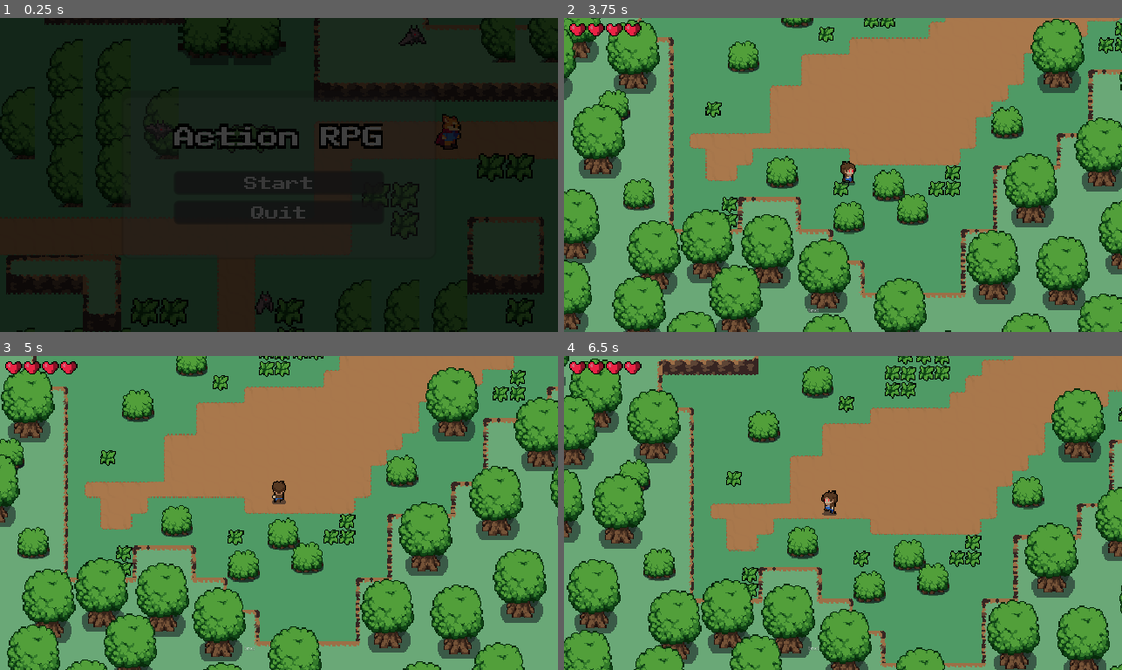
Above: before the commit, frames 1-4 (two rows, left to right).
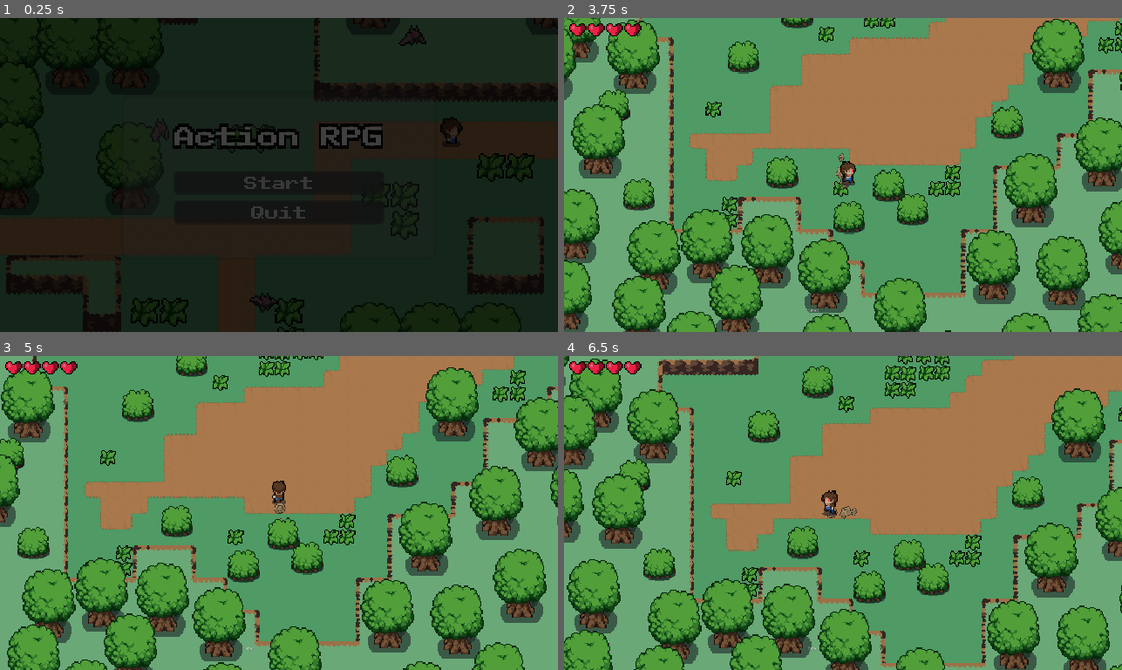
Above: after the commit, the same moments.

Repository: Zapzoop/pixelatedjam
Game: Godot game, scene res://UI/main_menu/MainMenu.tscn
Two runs of this game, one before a commit and one after it. Both use one fixed random seed, a clock stepped at 60 frames per second and the inputs below. This scene is started directly instead of the project's main scene.
Inputs (mouse positions are in pixels of both pictures, inside the frame that each line leads up to):
- Up to frame 1 (0.25 s): no input
- Up to frame 2 (3.75 s): click "Start" at 0.5 s; click "Start" at 1.25 s; tap Enter at 2 s; move the mouse to (965, 159) at 2.02 s; hold Right (ui_right) 2.03-2.78 s; hold E (action) 2.03-2.78 s; tap Space at 2.75 s; move the mouse to (731, 190) at 2.77 s; hold Down (ui_down) 2.78-3.53 s; click (731, 190) at 2.85 s; move the mouse to (898, 105) at 3.52 s; hold Right (ui_right) from 3.53 s (still down); hold E (action) from 3.53 s (still down)
- Up to frame 3 (5 s): move the mouse to (251, 575) at 4.27 s; release Right (ui_right) at 4.28 s; release E (action) at 4.28 s; hold Up (ui_up) from 4.28 s (still down); click (251, 575) at 4.35 s
- Up to frame 4 (6.5 s): move the mouse to (1010, 560) at 5.02 s; release Up (ui_up) at 5.03 s; hold E (action) 5.03-5.78 s; hold Left (ui_left) from 5.03 s (still down); move the mouse to (675, 465) at 5.77 s; click (675, 465) at 5.85 s

The runs differ from the first frame. In frame 1, 3.9% of the frame differs, in the area x 0-100%, y 0-100%; in frame 2, less than 0.1%; in frame 3, less than 0.1%; in frame 4, less than 0.1%.

Commit message:
Implemented 'Foot Dust' effect + Updated the player avatar sprite in the main menu * Fixed tilemap-related issues in the main menu

Diff:
--- /dev/null
+++ b/Effects/FootstepEffect/FootstepEffect.gd
@@ -0,0 +1,83 @@
+extends Node2D
+
+export var tint := Color.white
+export var frames: SpriteFrames
+export var emit_tick_threshold = 0.185
+
+export var path_sorting_ref: NodePath
+var sorting_ref: Node
+
+var is_active := false
+var last_tick: float = 0.0
+
+var scene_ref: Node
+var sprite_refs: Array = []
+
+func _ready() -> void:
+	sorting_ref = get_node_or_null(path_sorting_ref)
+
+	# If a sorting reference is provided, use that to determine
+	# where to place the particle nodes
+	if sorting_ref == null:
+		scene_ref = get_tree().current_scene
+	else:
+		scene_ref = sorting_ref.get_parent()
+
+func _process(delta: float) -> void:
+	if !is_active:
+		return
+
+	last_tick += delta
+
+	if last_tick <= emit_tick_threshold:
+		return
+
+	last_tick = 0.0
+	_play()
+
+func _notification(what: int) -> void:
+	# When this object is deleted,
+	# free all of its associated particle nodes
+	if what != NOTIFICATION_PREDELETE:
+		return
+
+	for sprite_ref in sprite_refs:
+		if !is_instance_valid(sprite_ref):
+			continue
+
+		sprite_ref.queue_free()
+
+func _play() -> void:
+	var sprite = _get_sprite()
+
+	sprite.global_position = global_position
+	sprite.visible = true
+
+	sprite.play()
+
+func _get_sprite() -> AnimatedSprite:
+	# Reuse existing nodes, if possible
+	for sprite in sprite_refs:
+		if sprite.playing:
+			continue
+
+		return sprite
+
+	var new_sprite = AnimatedSprite.new()
+	new_sprite.connect("animation_finished", self, "_on_death", [new_sprite])
+
+	new_sprite.scale = scale
+	new_sprite.modulate = tint
+	new_sprite.frames = frames
+
+	sprite_refs.append(new_sprite)
+	scene_ref.add_child(new_sprite)
+
+	if is_instance_valid(sorting_ref):
+		scene_ref.move_child(new_sprite, 0)
+
+	return new_sprite
+
+func _on_death(sprite_ref: AnimatedSprite) -> void:
+	sprite_ref.visible = false
+	sprite_ref.playing = false
--- /dev/null
+++ b/Effects/FootstepEffect/FootstepEffect.tscn
@@ -0,0 +1,34 @@
+[gd_scene load_steps=8 format=2]
+
+[ext_resource path="res://Effects/FootstepEffect/FootstepEffect.gd" type="Script" id=1]
+[ext_resource path="res://Effects/FootstepEffect/pxj_smoke_puff.png" type="Texture" id=2]
+
+[sub_resource type="AtlasTexture" id=1]
+atlas = ExtResource( 2 )
+region = Rect2( 0, 0, 32, 32 )
+
+[sub_resource type="AtlasTexture" id=2]
+atlas = ExtResource( 2 )
+region = Rect2( 32, 0, 32, 32 )
+
+[sub_resource type="AtlasTexture" id=3]
+atlas = ExtResource( 2 )
+region = Rect2( 64, 0, 32, 32 )
+
+[sub_resource type="AtlasTexture" id=4]
+atlas = ExtResource( 2 )
+region = Rect2( 96, 0, 32, 32 )
+
+[sub_resource type="SpriteFrames" id=5]
+animations = [ {
+"frames": [ SubResource( 1 ), SubResource( 2 ), SubResource( 3 ), SubResource( 4 ) ],
+"loop": true,
+"name": "default",
+"speed": 8.0
+} ]
+
+[node name="FootstepEffect" type="Node2D"]
+scale = Vector2( 0.6, 0.6 )
+script = ExtResource( 1 )
+tint = Color( 0.917647, 0.772549, 0.564706, 1 )
+frames = SubResource( 5 )
--- a/Player/Player.gd
+++ b/Player/Player.gd
@@ -24,6 +24,7 @@
 onready var swordHitbox = $HitboxPivot/SwordHitbox
 onready var hurtbox = $Hurtbox
 onready var blinkAnimationPlayer = $BlinkAnimationPlayer
+onready var footstepEffect = $FootstepEffect
 
 func _ready():
 	randomize()
@@ -57,9 +58,11 @@
 		animationTree.set("parameters/Roll/blend_position", input_vector)
 		animationState.travel("Run")
 		velocity = velocity.move_toward(input_vector * MAX_SPEED, ACCELERATION * delta)
+		footstepEffect.is_active = true
 	else:
 		animationState.travel("Idle")
 		velocity = velocity.move_toward(Vector2.ZERO, FRICTION * delta)
+		footstepEffect.is_active = false
 
 	move()
 
--- a/Player/Player.tscn
+++ b/Player/Player.tscn
@@ -9,6 +9,7 @@
 [ext_resource path="res://Music and Sounds/Swipe.wav" type="AudioStream" id=7]
 [ext_resource path="res://Music and Sounds/Evade.wav" type="AudioStream" id=8]
 [ext_resource path="res://WhiteColor.shader" type="Shader" id=9]
+[ext_resource path="res://Effects/FootstepEffect/FootstepEffect.tscn" type="PackedScene" id=10]
 
 [sub_resource type="ShaderMaterial" id=50]
 shader = ExtResource( 9 )
@@ -915,9 +916,6 @@
 "update": 1,
 "values": [ false ]
 }
-
-[sub_resource type="CircleShape2D" id=51]
-radius = 16.0
 
 [node name="Player" type="KinematicBody2D"]
 collision_layer = 2
@@ -1003,12 +1001,14 @@
 anims/Start = SubResource( 48 )
 anims/Stop = SubResource( 49 )
 
+[node name="FootstepEffect" parent="." instance=ExtResource( 10 )]
+path_sorting_ref = NodePath("..")
+
 [node name="Interaction" type="Area2D" parent="."]
 collision_layer = 512
 collision_mask = 512
 
 [node name="CollisionShape2D" type="CollisionShape2D" parent="Interaction"]
-shape = SubResource( 51 )
 
 [connection signal="area_entered" from="Hurtbox" to="." method="_on_Hurtbox_area_entered"]
 [connection signal="invincibility_ended" from="Hurtbox" to="." method="_on_Hurtbox_invincibility_ended"]
--- a/UI/main_menu/MainMenu.tscn
+++ b/UI/main_menu/MainMenu.tscn
@@ -494,7 +494,7 @@
 2/texture = ExtResource( 4 )
 2/tex_offset = Vector2( 0, 0 )
 2/modulate = Color( 1, 1, 1, 1 )
-2/region = Rect2( 0, -1, 32, 51 )
+2/region = Rect2( 7, 0, 47, 64 )
 2/tile_mode = 0
 2/occluder_offset = Vector2( 0, 0 )
 2/navigation_offset = Vector2( 0, 0 )
@@ -510,7 +510,7 @@
 0/texture = ExtResource( 3 )
 0/tex_offset = Vector2( 0, 0 )
 0/modulate = Color( 1, 1, 1, 1 )
-0/region = Rect2( -2, -6, 36, 41 )
+0/region = Rect2( 0, 0, 32, 32 )
 0/tile_mode = 0
 0/occluder_offset = Vector2( 0, 0 )
 0/navigation_offset = Vector2( 0, 0 )
@@ -537,28 +537,44 @@
 0/shapes = [  ]
 0/z_index = 0
 
-[sub_resource type="AtlasTexture" id=54]
+[sub_resource type="AtlasTexture" id=65]
 atlas = ExtResource( 2 )
-region = Rect2( 0, 0, 64, 64 )
-
-[sub_resource type="AtlasTexture" id=55]
+region = Rect2( 0, 0, 32, 32 )
+
+[sub_resource type="AtlasTexture" id=66]
 atlas = ExtResource( 2 )
-region = Rect2( 64, 0, 64, 64 )
-
-[sub_resource type="AtlasTexture" id=56]
+region = Rect2( 32, 0, 32, 32 )
+
+[sub_resource type="AtlasTexture" id=67]
 atlas = ExtResource( 2 )
-region = Rect2( 128, 0, 64, 64 )
-
-[sub_resource type="AtlasTexture" id=57]
+region = Rect2( 64, 0, 32, 32 )
+
+[sub_resource type="AtlasTexture" id=68]
 atlas = ExtResource( 2 )
-region = Rect2( 192, 0, 64, 64 )
+region = Rect2( 96, 0, 32, 32 )
+
+[sub_resource type="AtlasTexture" id=69]
+atlas = ExtResource( 2 )
+region = Rect2( 128, 0, 32, 32 )
+
+[sub_resource type="AtlasTexture" id=70]
+atlas = ExtResource( 2 )
+region = Rect2( 160, 0, 32, 32 )
+
+[sub_resource type="AtlasTexture" id=71]
+atlas = ExtResource( 2 )
+region = Rect2( 192, 0, 32, 32 )
+
+[sub_resource type="AtlasTexture" id=72]
+atlas = ExtResource( 2 )
+region = Rect2( 224, 0, 32, 32 )
 
 [sub_resource type="SpriteFrames" id=53]
 animations = [ {
-"frames": [ SubResource( 54 ), SubResource( 55 ), SubResource( 56 ), SubResource( 57 ) ],
+"frames": [ SubResource( 65 ), SubResource( 66 ), SubResource( 67 ), SubResource( 68 ), SubResource( 69 ), SubResource( 70 ), SubResource( 71 ), SubResource( 72 ) ],
 "loop": true,
 "name": "idle",
-"speed": 4.0
+"speed": 7.0
 } ]
 
 [sub_resource type="AtlasTexture" id=59]
@@ -609,22 +625,22 @@
 cell_size = Vector2( 32, 32 )
 collision_mask = 0
 format = 1
-tile_data = PoolIntArray( -458757, 0, 0, -458756, 0, 2, -393222, 0, 0, -393221, 0, 131078, -393220, 0, 131077, -393219, 0, 2, -327686, 0, 65536, -327685, 0, 65537, -327684, 0, 65537, -327683, 0, 65538, -393215, 0, 0, -393214, 0, 1, -393213, 0, 2, -262150, 0, 131072, -262149, 0, 131073, -262148, 0, 131073, -262147, 0, 131074, -327679, 0, 65536, -327678, 0, 65537, -327677, 0, 65538, -262143, 0, 65536, -262142, 0, 65537, -262141, 0, 131077, -262140, 0, 1, -262139, 0, 1, -262138, 0, 1, -262137, 0, 2, -196607, 0, 131072, -196606, 0, 131073 …(237 unchanged characters)…
+tile_data = PoolIntArray( -589823, 0, 0, -589822, 0, 1, -589821, 0, 2, -458757, 0, 0, -458756, 0, 2, -524287, 0, 65536, -524286, 0, 65537, -524285, 0, 65538, -393222, 0, 0, -393221, 0, 131078, -393220, 0, 131077, -393219, 0, 2, -458751, 0, 65536, -458750, 0, 65537, -458749, 0, 131077, -458748, 0, 1, -458747, 0, 1, -458746, 0, 1, -458745, 0, 2, -327686, 0, 65536, -327685, 0, 65537, -327684, 0, 65537, -327683, 0, 65538, -393215, 0, 65536, -393214, 0, 65537, -393213, 0, 65537, -393212, 0, 65537, -393211, 0, 65537, -393210, 0, 65537, -393209, 0, 65538, -262150, 0, 131072, -262149, 0, 131073, -262148, 0, 131073, -262147, 0, 131074, -327679, 0, 65536, -327678, 0, 65537, -327677, 0, 65537, -327676, 0, 65537, -327675, 0, 65537, -327674, 0, 65537, -327673, 0, 65538, -262143, 0, 65536, -262142, 0, 65537, -262141, 0, 65537, -262140, 0, 65537, -262139, 0, 65537, -262138, 0, 65537, -262137, 0, 65538, -196607, 0, 131072, -196606, 0, 131073 …(237 unchanged characters)…
 
 [node name="Trees" type="TileMap" parent="."]
 scale = Vector2( 1.25, 1.25 )
 tile_set = SubResource( 1 )
-cell_size = Vector2( 32, 32 )
+cell_size = Vector2( 40, 40 )
 format = 1
-tile_data = PoolIntArray( -524295, 2, 0, -524294, 2, 0, -524 …(67 unchanged characters)…  0, -524281, 2, 0, -524280, 2, 0, -458744, 2, 0, -327690, 2, 0, -262151, 2, 0, -262150, 2, 0, -327679, 2, 0, -327678, 2, 0, -196616, 2, 0, -196615, 2, 0, -262140, 2, 0, -262139, 2, 0, -131084, 2, 0, -131083, 2, 0, -131080, 2, 0, -131077, 2, 0, -131076, 2, 0, -65548, 2, 0, -65547, 2, 0, -65542, 2, 0, -65541, 2, 0, -65540, 2, 0, -65539, 2, 0, -131062, 2, 0, -12, 2, 0, -11, 2, 0, -5, 2, 0, -4, 2, 0, -65527, 2, 0, -65526, 2, 0, 6, 2 …(294 unchanged characters)…
+tile_data = PoolIntArray( -524295, 2, 0, -524294, 2, 0, -524 …(67 unchanged characters)…  0, -524281, 2, 0, -524280, 2, 0, -458748, 2, 0, -458744, 2, 0, -327690, 2, 0, -262151, 2, 0, -262150, 2, 0, -327677, 2, 0, -196616, 2, 0, -196615, 2, 0, -262143, 2, 0, -262140, 2, 0, -131084, 2, 0, -131083, 2, 0, -131080, 2, 0, -131077, 2, 0, -131076, 2, 0, -131075, 2, 0, -65548, 2, 0, -65547, 2, 0, -65541, 2, 0, -131062, 2, 0, -12, 2, 0, -11, 2, 0, -5, 2, 0, -3, 2, 0, -65527, 2, 0, -65526, 2, 0, 6, 2 …(294 unchanged characters)…
 
 [node name="Bushes" type="TileMap" parent="."]
 scale = Vector2( 1.5, 1.5 )
 tile_set = SubResource( 51 )
-cell_size = Vector2( 24, 24 )
+cell_size = Vector2( 32, 32 )
 centered_textures = true
 format = 1
-tile_data = PoolIntArray( -196610, 0, 0, -196609, 0, 0, -262137, 0, 0, -196601, 0, 0, 458750, 0, 0, 458751, 0, 0 )
+tile_data = PoolIntArray( -196609, 0, 0, -262136, 0, 0, -196600, 0, 0, 458750, 0, 0, 458751, 0, 0 )
 
 [node name="Grass" type="TileMap" parent="."]
 scale = Vector2( 1.5, 1.5 )
@@ -632,26 +648,27 @@
 cell_size = Vector2( 16, 16 )
 centered_textures = true
 format = 1
-tile_data = PoolIntArray( -655361, 0, 0, -720896, 0, 0, -589836, 0, 0, -65551, 0, 0, -65538, 0, 0, -65537, 0, 0, -65529, 0, 0, -65528, 0, 0, 65524, 0, 0, 3, 0, 0, 4, 0, 0, 65540, 0, 0, 262128, 0, 0, 327663, 0, 0, 327664, 0, 0, 327675, 0, 0, 327676, 0, 0, 262144, 0, 0, 262152, 0, 0, 327680, 0, 0, 524274, 0, 0, 589810, 0, 0, 786425, 0, 0, 786426, 0, 0 )
+tile_data = PoolIntArray( -786434, 0, 0, -720899, 0, 0, -720897, 0, 0, -655361, 0, 0, -458741, 0, 0, -393205, 0, 0, -327669, 0, 0, -262133, 0, 0, -196593, 0, 0, -65551, 0, 0, -65538, 0, 0, -65537, 0, 0, -131057, 0, 0, -65529, 0, 0, -65528, 0, 0, 65524, 0, 0, 3, 0, 0, 4, 0, 0, 65540, 0, 0, 196619, 0, 0, 327675, 0, 0, 327676, 0, 0, 262144, 0, 0, 262157, 0, 0, 262159, 0, 0, 393198, 0, 0, 327680, 0, 0, 327694, 0, 0, 393225, 0, 0, 524271, 0, 0, 524274, 0, 0, 458762, 0, 0, 589808, 0, 0, 589810, 0, 0, 524297, 0, 0, 655364, 0, 0, 655366, 0, 0, 786426, 0, 0, 720901, 0, 0, 851962, 0, 0, 917496, 0, 0 )
 
 [node name="Player" type="AnimatedSprite" parent="."]
 position = Vector2( 146, -40 )
 scale = Vector2( 1.25, 1.25 )
 frames = SubResource( 53 )
 animation = "idle"
+frame = 5
 playing = true
 
 [node name="Bat" type="AnimatedSprite" parent="."]
 position = Vector2( -10, 110 )
 scale = Vector2( 1.45, 1.4 )
 frames = SubResource( 64 )
-frame = 2
 playing = true
 
 [node name="Bat2" type="AnimatedSprite" parent="."]
 position = Vector2( -97, -33 )
 scale = Vector2( 1.45, 1.4 )
 frames = SubResource( 64 )
+frame = 2
 speed_scale = 1.1
 playing = true
 
Binary file added: Effects/FootstepEffect/pxj_smoke_puff.aseprite
Binary file added: Effects/FootstepEffect/pxj_smoke_puff.png
Not shown, added: Effects/FootstepEffect/pxj_smoke_puff.png.import
Not shown: 1 places in Player/Player.tscn that only renumber resources
Not shown: 1 places in UI/main_menu/MainMenu.tscn that only renumber resources
Binary file changed: UI/main_menu/pixel_game_hero_idle.png
Binary file added: UI/main_menu/pxj_player_idle.aseprite
